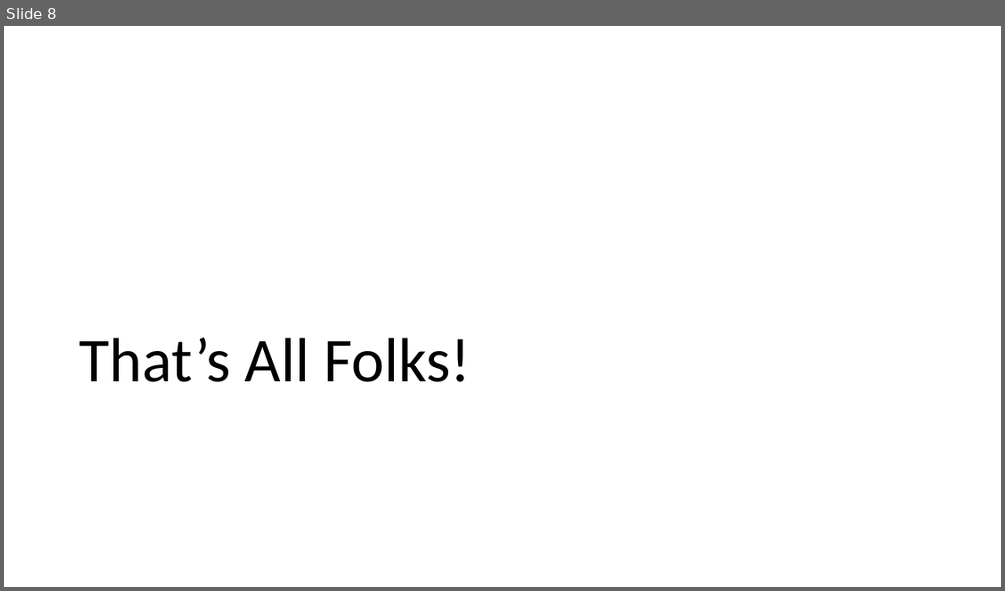
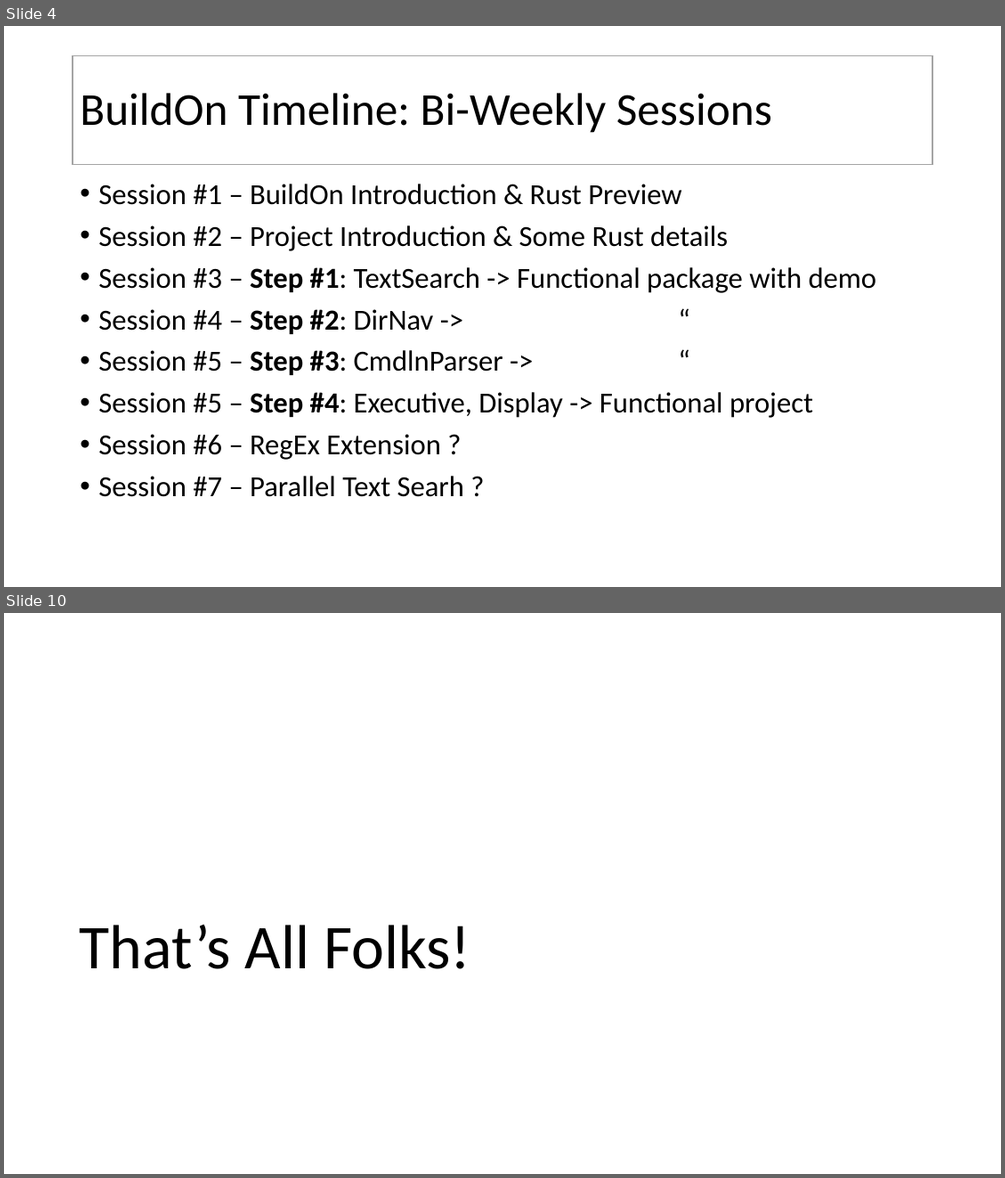
Before and after one commit to JimFawcett/JimFawcett.github.io, a slide deck: Resources/Build-On.pptx. Shown one above the other, each under a label of ours: slide 8 before the commit, slides 4 and 10 after it; the slides between them are not shown. The pictures are 1005x591 and 1005x1178 pixels, drawn with LibreOffice and Linux fonts; fonts in the diff are those of the drawing. Boxes give left, top, right and bottom in pixels: in the first picture for what was removed or moved away, otherwise in the second. Text is boxed around its words. In the diff, an @@ line names an element or a change of style, - is before the commit and + after.

```diff
--- a/Resources/Build-On.pptx
+++ b/Resources/Build-On.pptx
@@ slide 4 added at [4,26,1001,587], background #FFFFFF @@
@@ title added at [73,56,933,164], fill #FFFFFF, outline #A5A5A5 1 pt, 44 pt, text #000000 @@
+BuildOn Timeline: Bi-Weekly Sessions
@@ text added at [98,184,877,497], 28 pt, text #000000 @@
+• Session #1 – BuildOn Introduction & Rust Preview
+• Session #2 – Project Introduction & Some Rust details
+• Session #3 – Step #1: TextSearch -> Functional package with demo
+• Session #4 – Step #2: DirNav -> “
+• Session #5 – Step #3: CmdlnParser -> “
+• Session #5 – Step #4: Executive, Display -> Functional project
+• Session #6 – RegEx Extension ?
+• Session #7 – Parallel Text Searh ?
@@ what was slide 8 is now slide 10 @@
```
Also in this commit, not shown: 7 slides changed, 1 other slide added, 1 other file.
